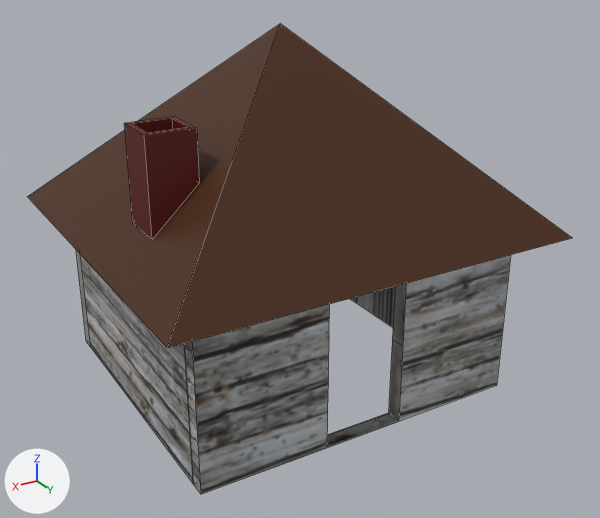
What one commit did to the FBX model Hill of Silence/Assets/3D models/walls .fbx.
Both versions are drawn from a 50 mm lens placed at (17.3, 37.2, 20.5), pointed at (-0.3, 7.8, 5.8). Lighting does not change. The marker at lower left points along +X, +Y and +Z. Mesh edges are drawn as thin lines. Where no turn or scale is listed for an object, it has been applied to the vertices. Vertices at the same position are counted once.

Script lines for the objects in view, before the commit:
```python
mat_material = principled_material('Material')
mat_material.texture = img_walls_png
mat_material_002 = principled_material('Material.002')
mat_material_002.base_color = (0.0632, 0.0161, 0.0)  # brown #472200
mat_material_003 = principled_material('Material.003')
mat_material_003.base_color = (0.104, 0.00313, 0.0)  # dark red #5b0a00
me_cube = bpy.data.meshes.new('Cube')
me_cube.from_pydata(...)  # 68 vertices, 51 faces; spans x -7.47..7.47, y -0.35..13.48, z -3.78..3.78
me_cube.materials.append(mat_material)  # picture img_walls_png
me_cube_001 = bpy.data.meshes.new('Cube.001')
me_cube_001.from_pydata(...)  # 18 vertices, 15 faces; spans x -1.0..1.0, y -1.0..1.0, z -1.96..1.96
me_cube_001.materials.append(mat_material_003)  # dark red #5b0a00
me_plane = bpy.data.meshes.new('Plane')
me_plane.from_pydata([(-9.1, -8.6, 0.0), (9.1, -8.6, 0.0), (-9.1, 8.6, 0.0), (9.1, 8.6, 0.0), (0.0, 0.0, 8.4)], [], [(0, 2, 3, 1), (1, 3, 4), (2, 0, 4), (3, 2, 4), (0, 1, 4)])
me_plane.materials.append(mat_material_002)  # brown #472200
ob_cube = bpy.data.objects.new('Cube', me_cube)
ob_cube.location = (0.0, 0.0, 3.74)
ob_cube_001 = bpy.data.objects.new('Cube.001', me_cube_001)
ob_cube_001.location = (6.36, 8.98, 11.04)
ob_plane = bpy.data.objects.new('Plane', me_plane)
ob_plane.location = (-0.07, 6.6, 7.52)
```
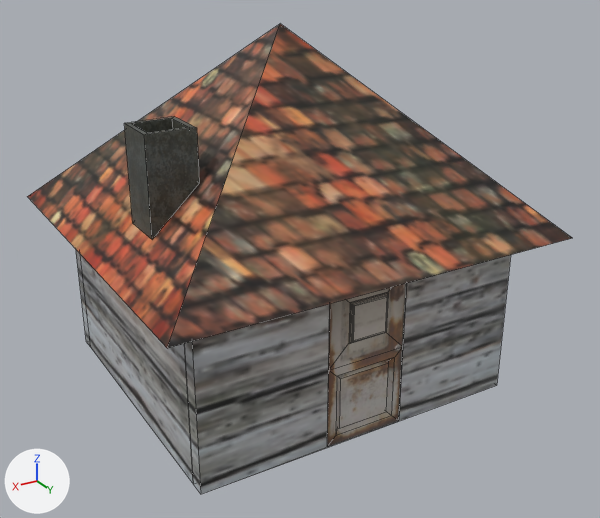
Where the newer file only moved an object's origin or applied its transform, the numbers keep the older frame.

What differs and where, as boxes (x1, y1, x2, y2) in the pictures (600 x 518 px):
'Plane', surface changed: (27, 24, 569, 348) in both
'Cube', surface changed, reshaped: (76, 250, 511, 494) in both
'Cube.002', added: after (327, 284, 406, 447)
'Cube.001', surface changed (brown to black): (124, 117, 199, 239) in both
part 1 of me_plane, surface changed: (27, 24, 572, 348) in both

Patch to the scene script:
```diff
--- a/Hill of Silence/Assets/3D models/walls .fbx.py
+++ b/Hill of Silence/Assets/3D models/walls .fbx.py
@@ img_icy_dirt_copy_png @@
+img_icy_dirt_copy_png = load_image('icy dirt copy.png', '../textures/icy dirt copy.png', 126, 126, 'sRGB')
@@ img_houseroof_png @@
+img_houseroof_png = load_image('HouseRoof.png', '../textures/HouseRoof.png', 126, 126, 'sRGB')
@@ img_door_texture_png @@
+img_door_texture_png = load_image('door texture.png', '../textures/door texture.png', 126, 126, 'sRGB')
@@ mat_material_003 @@
 mat_material_003 = principled_material('Material.003')
-mat_material_003.base_color = (0.104, 0.00313, 0.0)  # dark red #5b0a00
+mat_material_003.texture = img_icy_dirt_copy_png
@@ mat_material @@
 mat_material = principled_material('Material')
-mat_material.texture = img_walls_png
+mat_material.texture = img_door_texture_png
@@ mat_material_002 @@
 mat_material_002 = principled_material('Material.002')
-mat_material_002.base_color = (0.0632, 0.0161, 0.0)  # brown #472200
+mat_material_002.texture = img_houseroof_png
@@ mat_walls @@
+mat_walls = principled_material('Walls')
+mat_walls.texture = img_walls_png
@@ me_cube @@
 # used by ob_cube; location = (0.0, 0.0, 3.74)
-me_cube.from_pydata(...)  # 68 vertices, 51 faces; spans x -7.47..7.47, y -0.35..13.48, z -3.78..3.78
-me_cube.materials.append(mat_material)  # picture img_walls_png
+me_cube.from_pydata(...)  # 68 vertices, 52 faces; spans x -7.47..7.47, y -0.35..13.48, z -3.78..3.78
+# me_cube part 2: 51 kept faces spanning x -7.47..7.47, y -0.35..13.48, z -3.78..3.78 get new texture (UV) coordinates
+me_cube.materials.append(mat_walls)  # picture img_walls_png
@@ me_plane @@
 me_plane.from_pydata(...)  # 5 vertices, 5 faces; spans x -9.1..9.1, y -8.6..8.6, z 0.0..8.4
 # used by ob_plane; location = (-0.07, 6.6, 7.52)
+# me_plane part 1: texture (UV) coordinates of 5 of 5 faces, centred in x -6.1..6.1, y -5.7..5.7, z 0.0..2.8, changed; they spanned u 0.0..1.0, v 0.0..1.0 and now span u -0.03..1.04, v 0.0..0.9
 me_plane.materials.append(mat_material_002)
@@ me_cube_003 @@
+me_cube_003.from_pydata(...)  # 76 vertices, 74 faces; spans x -3.59..0.05, y -0.3..0.3, z -3.62..3.62
+me_cube_003.materials.append(mat_material)  # picture img_door_texture_png
@@ ob_cube_002 @@
+ob_cube_002 = bpy.data.objects.new('Cube.002', me_cube_003)
+ob_cube_002.location = (1.77, 13.33, 3.64)
```
